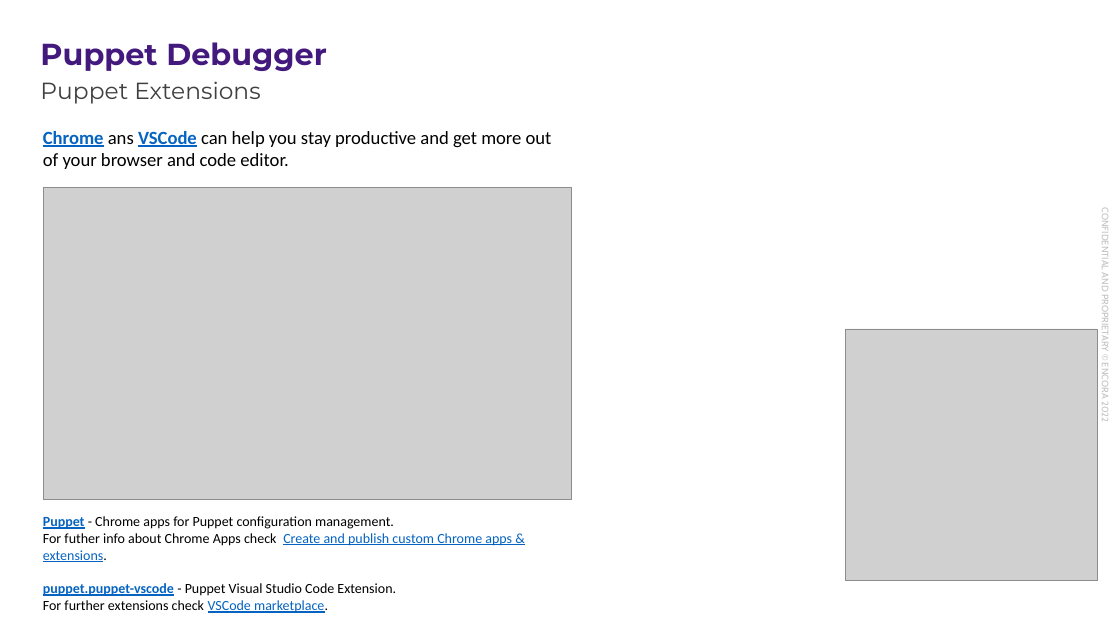
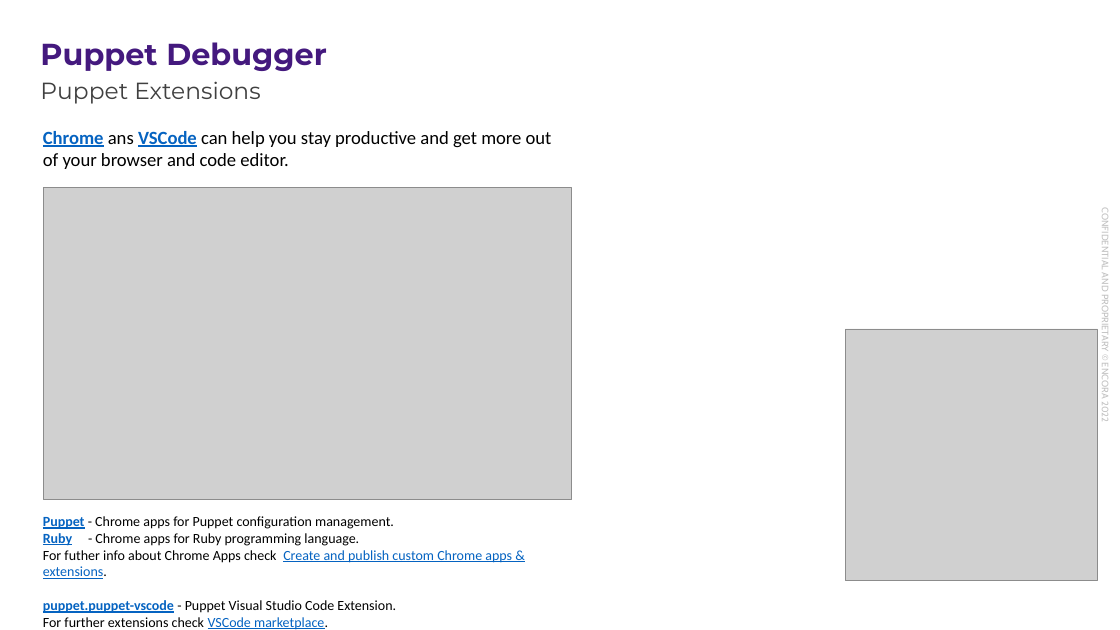
Before and after one commit to enogrob/presentation-puppet-debugger, a slide deck: slide 37 of docs/presentation-puppet-debugger.pptx (slide 36 before the commit). Drawn at 1120x630 pixels with LibreOffice and Linux fonts; fonts in the diff are those of the drawing; grey boxes stand for pictures; background and template pictures are left out. Boxes give left, top, right and bottom in pixels: in the first picture for what was removed or moved away, otherwise in the second. Text is boxed around its words. In the diff, an @@ line names an element or a change of style, - is before the commit and + after.

```diff
--- a/docs/presentation-puppet-debugger.pptx
+++ b/docs/presentation-puppet-debugger.pptx
@@ text at (43,516,512,630): text changed @@
-Puppet - Chrome apps for Puppet configuration management.
-For futher info about Chrome Apps check Create and publish custom Chrome apps & extensions.
-puppet.puppet-vscode - Puppet Visual Studio Code Extension.
-For further extensions check VSCode marketplace.
+Puppet - Chrome apps for Puppet configuration management.
+Ruby - Chrome apps for Ruby programming language.
+For futher info about Chrome Apps check Create and publish custom Chrome apps & extensions.
+puppet.puppet-vscode - Puppet Visual Studio Code Extension.
+For further extensions check VSCode marketplace.
```
Also in this commit, not shown: 2 other slides changed, 1 slide added, 4 other files.
